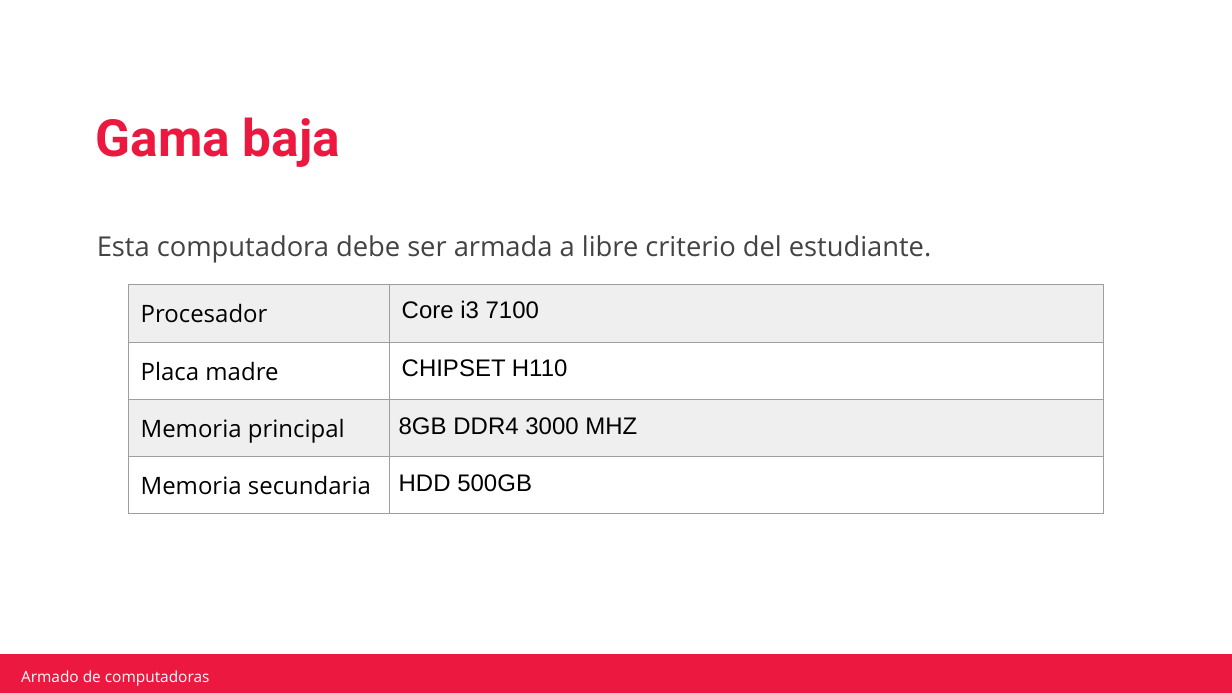
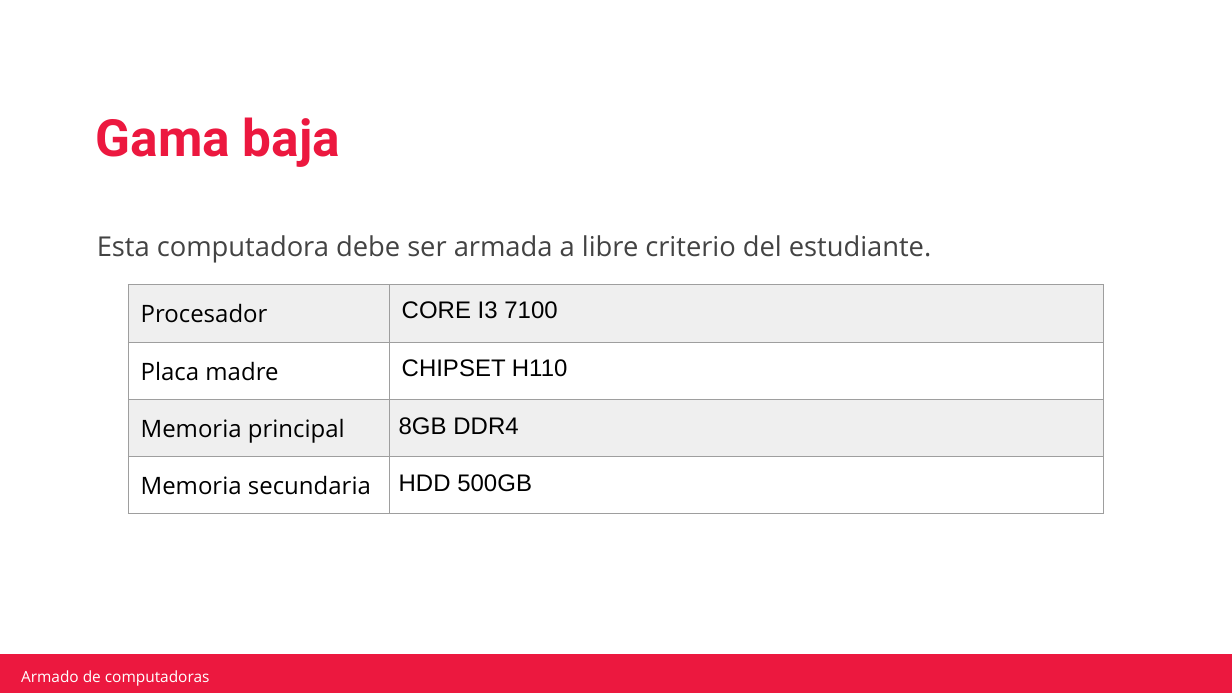
Before and after one commit to robertotorfe/Mochila-Camada-7-0822, a slide deck: slide 3 of Actividades Obligatorias/ACTIVIDAD-OBLIGATORIA1.pptx. Drawn at 1232x693 pixels with LibreOffice and Linux fonts; fonts in the diff are those of the drawing; background and template pictures are left out. Boxes give left, top, right and bottom in pixels: in the first picture for what was removed or moved away, otherwise in the second. Text is boxed around its words. In the diff, an @@ line names an element or a change of style, - is before the commit and + after.

```diff
--- a/Actividades Obligatorias/ACTIVIDAD-OBLIGATORIA1.pptx
+++ b/Actividades Obligatorias/ACTIVIDAD-OBLIGATORIA1.pptx
@@ table at (x1=128, y1=285, x2=1104, y2=499) @@
-row 1, column 2: Core i3 7100
+row 1, column 2: CORE I3 7100
-row 3, column 2: 8GB DDR4 3000 MHZ
+row 3, column 2: 8GB DDR4
```
Also in this commit, not shown: 8 other slides changed.
